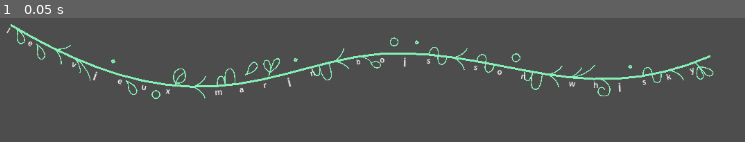
Above: before the commit, frame 1.
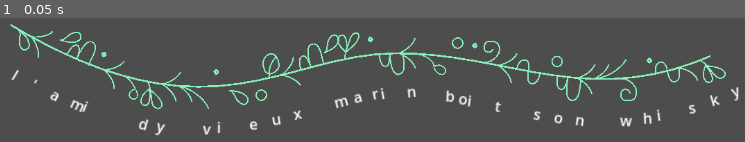
Above: after the commit, the same moment.

Repository: deplanty/tendrilis
Game: Godot game, scene res://main.tscn
Two runs of this game, one before a commit and one after it. Both use one fixed random seed, a clock stepped at 60 frames per second and the inputs below.
Inputs:
- Up to frame 1 (0.05 s): no input

The runs differ from the first frame. In frame 1, 7.4% of the frame differs, in the area x 0-100%, y 5-96%.

Commit message:
Add an autoload to load and manage the tendrilis characters data

Diff:
--- /dev/null
+++ b/letters/tendrilis-data.gd
@@ -0,0 +1,61 @@
+@tool
+#class_name TendrilisData  # Autoload
+extends Node
+
+const _TABLE_CHAR = {
+	"à": "a",
+	"ç": "c",
+	"é": "e",
+	"è": "e",
+	"ê": "e",
+	"ë": "e",
+	"î": "i",
+	"ï": "i",
+	"ô": "o",
+	"ù": "u",
+	"'": " ",
+}
+
+
+
+var characters: Dictionary
+
+
+#region Magic
+
+func _ready() -> void:
+	var char_data = JSON.parse_string(FileAccess.get_file_as_string("res://letters/characters.json"))
+	for data in char_data:
+		characters.set(data["symbol"], _character_from_dict(data))
+
+#endregion
+#region Private methods
+
+func _character_from_dict(data: Dictionary) -> Character:
+	var character = Character.new()
+	character.symbol = data["symbol"]
+	character.char_name = data["name"]
+	character.base_size = data["base_size"]
+	character.base_subdivision = data["base_subdivision"]
+	character.shapes = data["shapes"]
+	return character
+
+#endregion
+#region Public methods
+
+## Return the Character object from a character (String).
+## If the character is special or with an accent, clean it first.
+func get_character(chr: String) -> Character:
+	chr = chr.to_lower()
+	chr = _TABLE_CHAR.get(chr, chr)
+	return characters[chr]
+
+#endregion
+
+## The data of a tendrilis character.
+class Character:
+	var symbol: String
+	var char_name: String
+	var base_size: float
+	var base_subdivision: int
+	var shapes: Array
--- a/letters/tendrilis-letter.gd
+++ b/letters/tendrilis-letter.gd
@@ -4,7 +4,13 @@
 
 
 ## The letter to display.
-@export var letter: String = ""
+@export var letter: String = "":
+	set(value):
+		letter = value
+		if not is_node_ready():
+			await ready
+		_draw_shapes()
+		$Label.text = letter
 
 ## The fontsize of the letter.
 @export_range(1, 100, 1, "or_greater", "suffix:pt") var fontsize: int = 32:
@@ -29,31 +35,26 @@
 @onready var shapes_container: Node2D = %Shapes
 
 
-var letter_text: String:
-	get():
-		return {
-			" ": "space",
-			".": "dot",
-			",": "comma",
-			"+": "plus",
-			"-": "minus",
-		}.get(letter, letter)
-var _data: Dictionary
+var _data: TendrilisData.Character
 var _pt_to_px: float = 4.0 / 3
 
 #region Magics
 
 func _ready() -> void:
 	_draw_shapes()
-	$Label.text = letter
 
 #endregion
 #region Private methods
 
 func _draw_shapes() -> void:
-	var subdivision = _data["base_subdivision"]
+	if letter == "":
+		return
+
+	_data = TendrilisData.get_character(letter)
+
+	var subdivision = _data.base_subdivision
 	# Create all the lines of the letter
-	for shapes in _data["shapes"]:
+	for shapes in _data.shapes:
 		var curve = Curve2D.new()
 		for point in shapes:
 			curve.add_point(
@@ -66,6 +67,8 @@
 		line.width = 2
 		line.default_color = color
 		line.antialiased = true
+		line.begin_cap_mode = Line2D.LINE_CAP_ROUND
+		line.end_cap_mode = Line2D.LINE_CAP_ROUND
 		var curve_len = curve.get_baked_length()
 		for index in subdivision:
 			line.add_point(
@@ -82,35 +85,24 @@
 				curve.get_point_position(last)
 			)
 		shapes_container.add_child(line)
-
-	# FIXME: scale the node to match the font size. Not good (?) because the thickness is scaled too.
-	# Scale the letter to match the fontsize
-	var line_scale = (_pt_to_px * fontsize) / _data["base_size"]
-	scale.x = line_scale
-	scale.y = line_scale
+	_update_shapes()
 
 
+## Update the shapes of the character
 func _update_shapes() -> void:
 	if letter == "":
 		return
 
+	var line_scale = (_pt_to_px * fontsize) / _data.base_size
 	# Create all the lines of the letter
 	for line in shapes_container.get_children():
-		line.width = 2
 		line.default_color = color
-		line.antialiased = true
+		# FIXME: scale the node to match the font size. Not good (?) because the thickness is scaled too.
+		# Scale the letter to match the fontsize
+		line.scale.x = line_scale
+		line.scale.y = line_scale
 
-	# FIXME: scale the node to match the font size. Not good (?) because the thickness is scaled too.
-	# Scale the letter to match the fontsize
-	var line_scale = (_pt_to_px * fontsize) / _data["base_size"]
-	scale.x = line_scale
-	scale.y = line_scale
+	$Label.position.x = _data.base_size / 2
+	$Label.position.y = fontsize
 
 #endregion
-#region Public mehods
-
-func set_character_data(data: Dictionary) -> void:
-	letter = data["symbol"]
-	_data = data
-
-#endregion
--- a/letters/tendrilis-letter.tscn
+++ b/letters/tendrilis-letter.tscn
@@ -5,14 +5,16 @@
 [node name="TendrilisLetter" type="Node2D"]
 scale = Vector2(1.3333334, 1.3333334)
 script = ExtResource("1_0qvdt")
-letter = "a"
-show_translation = null
 
 [node name="Shapes" type="Node2D" parent="."]
 unique_name_in_owner = true
 scale = Vector2(0.99999994, 0.99999994)
 
 [node name="Label" type="Label" parent="."]
-offset_right = 40.0
+anchors_preset = 5
+anchor_left = 0.5
+anchor_right = 0.5
+offset_left = -20.0
+offset_right = 20.0
 offset_bottom = 23.0
-text = "a"
+grow_horizontal = 2
--- a/main.tscn
+++ b/main.tscn
@@ -13,6 +13,6 @@
 [node name="Tendrilis" parent="." instance=ExtResource("1_ig7tw")]
 position = Vector2(70, 59)
 curve = SubResource("Curve2D_ig7tw")
-text = "Le vieux marin bois son whisky"
-thickness = 3.0
+text = "L'ami dy vieux marin boit son whisky"
+thickness = 2.6
 color = Color(0.5256453, 0.94489235, 0.7149741, 1)
--- a/project.godot
+++ b/project.godot
@@ -15,6 +15,10 @@
 config/features=PackedStringArray("4.5", "Mobile")
 config/icon="res://icon.svg"
 
+[autoload]
+
+TendrilisData="*res://letters/tendrilis-data.gd"
+
 [rendering]
 
 renderer/rendering_method="mobile"
--- a/tendrilis.gd
+++ b/tendrilis.gd
@@ -59,15 +59,8 @@
 @onready var baseline: Line2D = %Baseline
 
 
-var characters_data: Dictionary
-
-
 func _ready() -> void:
 	curve.changed.connect(_on_curve_changed)
-
-	var data = JSON.parse_string(FileAccess.get_file_as_string("res://letters/characters.json"))
-	for letter_data in data:
-		characters_data.set(letter_data["symbol"], letter_data)
 
 
 func _on_curve_changed() -> void:
@@ -100,7 +93,7 @@
 	for index in floor(text.length() * show_factor):
 		var letter = text[index].to_lower()
 		var tendri_letter: TendrilisLetter = load("res://letters/tendrilis-letter.tscn").instantiate()
-		tendri_letter.set_character_data(characters_data[letter])
+		tendri_letter.letter = letter
 		tendri_letter.fontsize = fontsize
 		tendri_letter.color = color
 		var transf = curve.sample_baked_with_rotation(curve.get_baked_length() * index / len(text))
Not shown, added: letters/tendrilis-data.gd.uid
